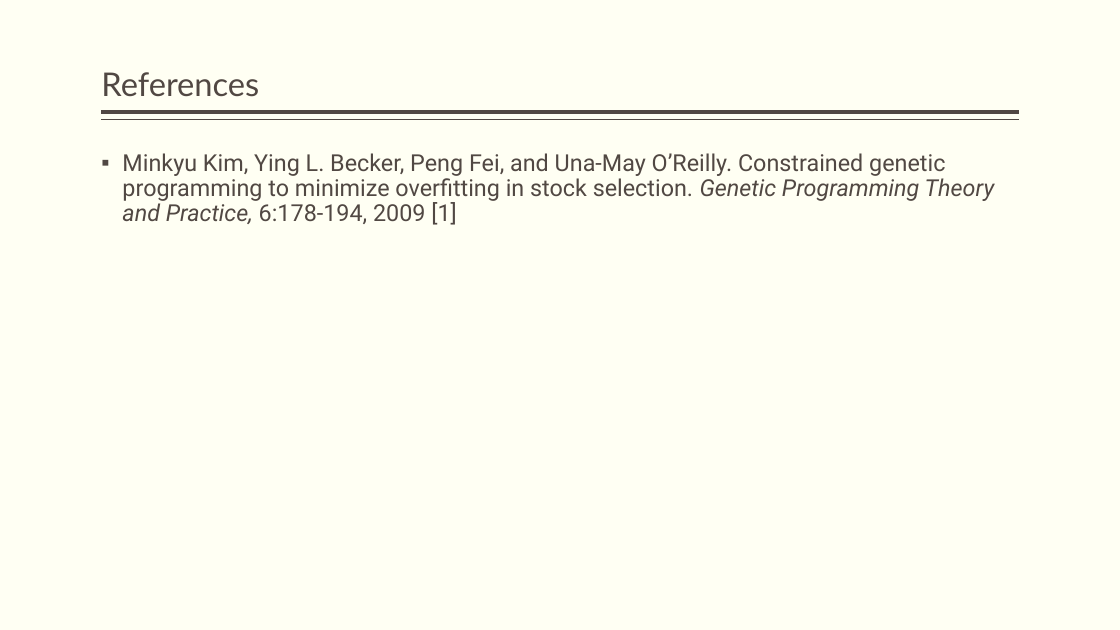
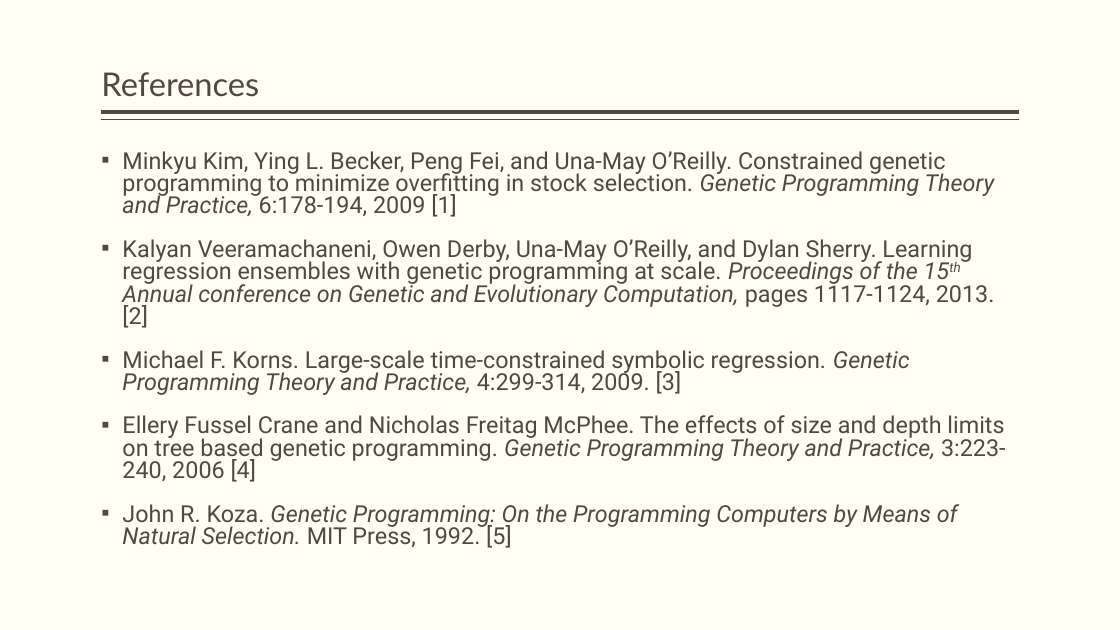
Before and after one commit to JamesEarle/GPP, a slide deck: slide 28 of GPP_Defense.pptx (slide 25 before the commit). Drawn at 1120x630 pixels with LibreOffice and Linux fonts; fonts in the diff are those of the drawing. Boxes give left, top, right and bottom in pixels: in the first picture for what was removed or moved away, otherwise in the second. Text is boxed around its words. In the diff, an @@ line names an element or a change of style, - is before the commit and + after.

```diff
--- a/GPP_Defense.pptx
+++ b/GPP_Defense.pptx
@@ text at (x1=122, y1=151, x2=995, y2=217): line spacing 0.9 to 0.8 @@
@@ text at (x1=122, y1=239, x2=1006, y2=548): paragraphs added @@
+▪ Kalyan Veeramachaneni, Owen Derby, Una-May O’Reilly, and Dylan Sherry. Learning regression ensembles with genetic programming at scale. Proceedings of the 15th Annual conference on Genetic and Evolutionary Computation, pages 1117-1124, 2013. [2]
+▪ Michael F. Korns. Large-scale time-constrained symbolic regression. Genetic Programming Theory and Practice, 4:299-314, 2009. [3]
+▪ Ellery Fussel Crane and Nicholas Freitag McPhee. The effects of size and depth limits on tree based genetic programming. Genetic Programming Theory and Practice, 3:223-240, 2006 [4]
+▪ John R. Koza. Genetic Programming: On the Programming Computers by Means of Natural Selection. MIT Press, 1992. [5]
```
Also in this commit, not shown: 7 other slides changed, 4 slides added.
